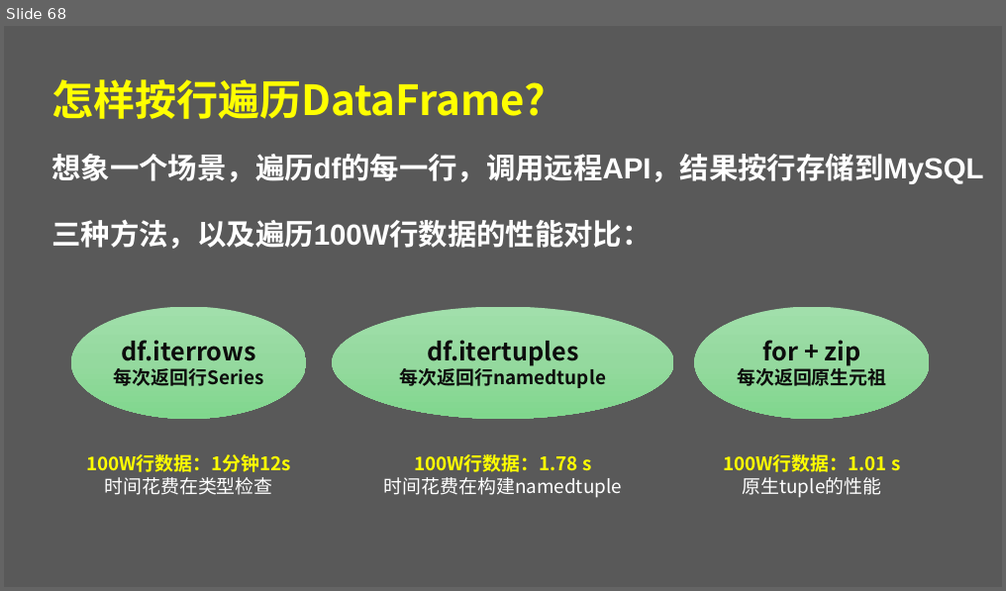
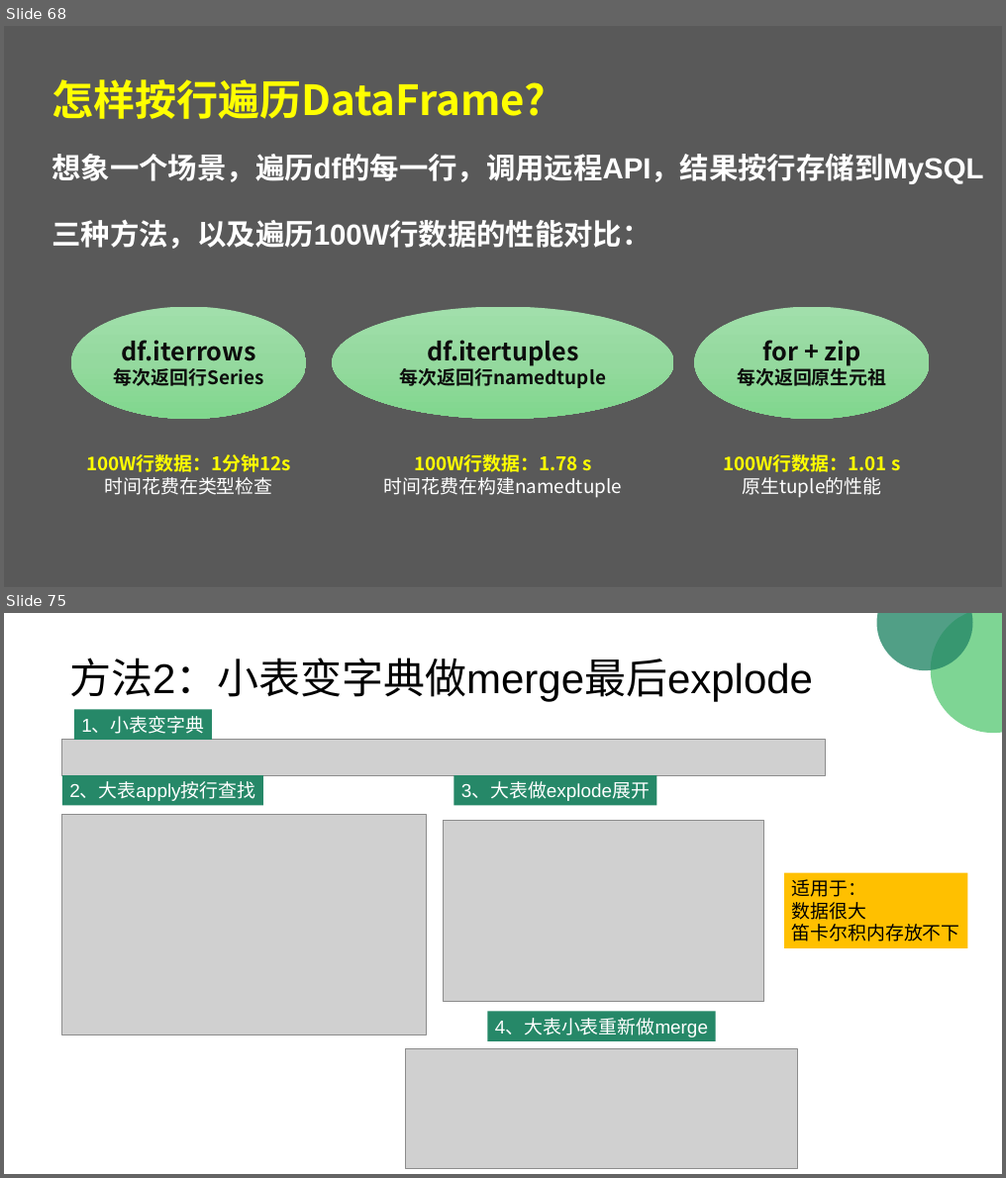
Before and after one commit to peiss/ant-learn-pandas, a slide deck: Python使用Pandas入门数据分析.pptx. Shown one above the other, each under a label of ours: slide 68 before the commit, slides 68 and 75 after it; the slides between them are not shown. The pictures are 1006x591 and 1006x1178 pixels, drawn with LibreOffice and Linux fonts; fonts in the diff are those of the drawing; grey boxes stand for pictures. Boxes give left, top, right and bottom in pixels: in the first picture for what was removed or moved away, otherwise in the second. Text is boxed around its words. In the diff, an @@ line names an element or a change of style, - is before the commit and + after.

```diff
--- a/Python使用Pandas入门数据分析.pptx
+++ b/Python使用Pandas入门数据分析.pptx
@@ slide 75 added at [4,613,1002,1174], background #FFFFFF @@
@@ freeform shape added at [877,613,973,670], fill #268868 at 80% opacity @@
@@ freeform shape added at [931,613,1002,733], fill #33BD56 at 63% opacity @@
@@ text added at [69,658,813,702], 40 pt, text #000000 @@
+方法2：小表变字典做merge最后explode
@@ rectangle added at [74,710,212,740], fill #268868, 18 pt, text #FFFFFF @@
+1、小表变字典
@@ picture added at [62,740,826,775] @@
@@ rectangle added at [62,775,263,805], fill #268868, 18 pt, text #FFFFFF @@
+2、大表apply按行查找
@@ rectangle added at [453,775,656,805], fill #268868, 18 pt, text #FFFFFF @@
+3、大表做explode展开
@@ picture added at [62,814,426,1035] @@
@@ picture added at [444,820,764,1002] @@
@@ rectangle added at [785,873,968,950], fill #FFC000, 18 pt, text #000000 @@
+适用于：
+数据很大
+笛卡尔积内存放不下
@@ rectangle added at [487,1011,716,1042], fill #268868, 18 pt, text #FFFFFF @@
+4、大表小表重新做merge
@@ picture added at [406,1050,798,1169] @@
```
Also in this commit, not shown: 1 slide changed, 6 other slides added, 8 other files.
